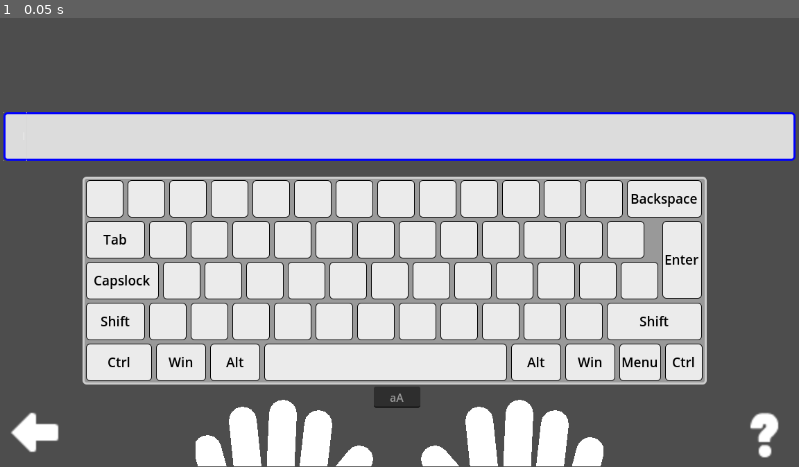
Above: before the commit, frame 1.
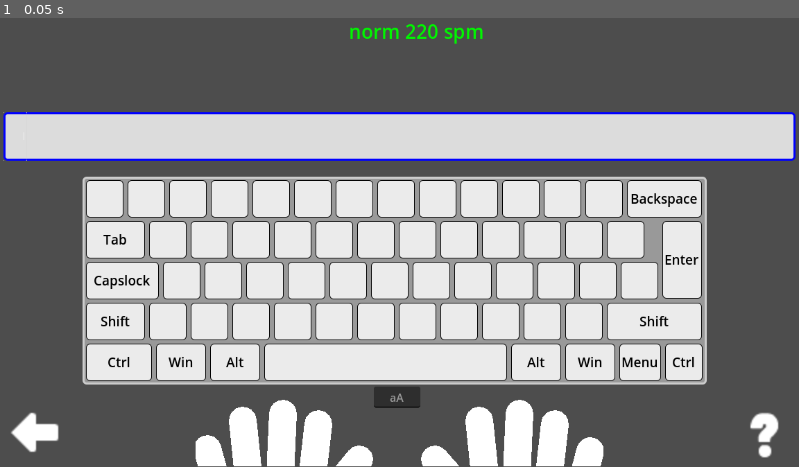
Above: after the commit, the same moment.

Repository: Medex81/100mina
Game: Godot game, scene res://app/scenes/types.tscn
The game is run twice, just before and just after one commit, with the same random seed, the same clock (stepped at 60 frames per second) and the same inputs. This scene is started directly instead of the project's main scene.
Inputs:
- Up to frame 1 (0.05 s): no input

The runs differ from the first frame. In frame 1, 0.2% of the frame differs, in the area x 43-61%, y 1-6%.

Commit message:
Added output of character set speed statistics.

Diff:
--- a/app/scenes/types.gd
+++ b/app/scenes/types.gd
@@ -3,6 +3,15 @@
 @export_file("*.tscn") var new_kb_tutor:String
 @export_file("*.tscn") var keyboard_start_tutor:String
 var _scene_data:KeyboardDataResource
+var _delta = 0
+var _svg_accum = 0
+var _svg_accum_session = 0
+var _svg_counter = 0
+var _svg_counter_session = 0
+var _last_tick = 0
+const _svg_max = 10
+const _delta_max = 3000
+const _msec_in_min = 60000
 
 func _ready():
 	_scene_data = TypeEngine.scene_mediator.get(TypeEngine.keyboard_scene, null) as KeyboardDataResource
@@ -21,3 +30,20 @@
 
 func help_tutor():
 	TypeEngine.add_tutor(new_kb_tutor, self)
+
+func _on_type_area_send_next_symbol(symbol):
+	if _last_tick > 0:
+		_delta = Time.get_ticks_msec() - _last_tick
+		_last_tick = Time.get_ticks_msec()
+		if _delta < _delta_max:
+			_svg_accum += _delta
+			_svg_accum_session += _delta
+			_svg_counter += 1
+			_svg_counter_session += 1
+			$results/sp_session.text = tr("key_hint_type_speed_session").format([_msec_in_min / (_svg_accum_session / _svg_counter_session)])
+			if _svg_counter == _svg_max:
+				$results/spm.text = tr("key_hint_type_speed").format([_msec_in_min / (_svg_accum / _svg_max)])
+				_svg_counter = 0
+				_svg_accum = 0
+	else:
+		_last_tick = Time.get_ticks_msec()
--- a/app/scenes/types.tscn
+++ b/app/scenes/types.tscn
@@ -68,6 +68,7 @@
 [node name="accept" type="LineEdit" parent="type_area/HBoxContainer"]
 clip_contents = true
 layout_mode = 2
+size_flags_stretch_ratio = 0.11
 theme_override_font_sizes/font_size = 7
 alignment = 2
 max_length = 1
@@ -79,6 +80,17 @@
 flat = true
 caret_mid_grapheme = false
 
+[node name="output" type="Label" parent="type_area/HBoxContainer"]
+layout_mode = 2
+size_flags_horizontal = 3
+size_flags_vertical = 1
+size_flags_stretch_ratio = 10.18
+theme_override_colors/font_color = Color(0.486275, 0.486275, 0.47451, 1)
+theme_override_font_sizes/font_size = 50
+horizontal_alignment = 2
+vertical_alignment = 1
+clip_text = true
+
 [node name="input" type="Label" parent="type_area/HBoxContainer"]
 layout_mode = 2
 size_flags_horizontal = 3
@@ -257,6 +269,40 @@
 ignore_texture_size = true
 stretch_mode = 5
 
+[node name="results" type="HBoxContainer" parent="."]
+layout_mode = 1
+anchors_preset = 10
+anchor_right = 1.0
+grow_horizontal = 2
+theme_override_constants/separation = 20
+alignment = 1
+
+[node name="spm" type="Label" parent="results"]
+layout_mode = 2
+size_flags_horizontal = 4
+theme_override_colors/font_color = Color(0, 0.780392, 0.815686, 1)
+theme_override_font_sizes/font_size = 28
+horizontal_alignment = 1
+vertical_alignment = 1
+
+[node name="sp_session" type="Label" parent="results"]
+layout_mode = 2
+size_flags_horizontal = 4
+theme_override_colors/font_color = Color(0, 0.780392, 0.32549, 1)
+theme_override_font_sizes/font_size = 28
+horizontal_alignment = 1
+vertical_alignment = 1
+
+[node name="sp_norm" type="Label" parent="results"]
+layout_mode = 2
+size_flags_horizontal = 4
+theme_override_colors/font_color = Color(0, 0.968627, 0, 1)
+theme_override_font_sizes/font_size = 28
+text = "key_hint_type_speed_norm"
+horizontal_alignment = 1
+vertical_alignment = 1
+
+[connection signal="send_next_symbol" from="type_area" to="." method="_on_type_area_send_next_symbol"]
 [connection signal="send_next_symbol" from="type_area" to="keyboards/keyboard" method="_on_type_area_send_next_symbol"]
 [connection signal="text_changed" from="type_area/HBoxContainer/accept" to="type_area" method="_on_accept_text_changed"]
 [connection signal="timeout" from="type_area/Timer" to="type_area" method="_on_timer_timeout"]
